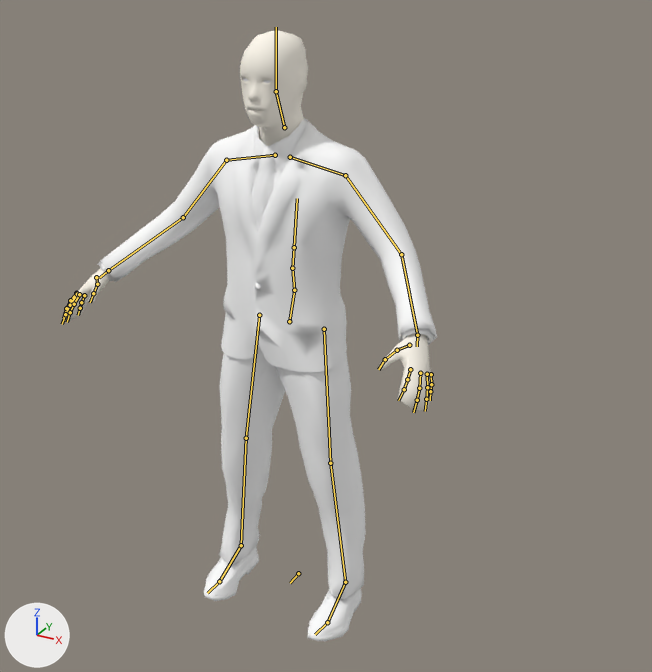
The Blender file Tribe2020/Assets/Art/Models/Avatars/Tribe_male_casual_2.blend as it was, and as the next commit left it.
The view is the same before and after, from a 50 mm camera at (1.236, -2.035, 1.903) aimed at (0.128, -0.021, 0.895). Lighting does not change. The marker at lower left points along +X, +Y and +Z. Both versions are drawn at the pose saved in each file; the numbers are the values there. The bones that bend it are drawn over the model as lines.

The first picture shows 'Tribe_male_character_2:Male_elegantsuit01', 'Tribe_male_character_2:Proxy741', 'Tribe_male_character_2:Shoes03'.
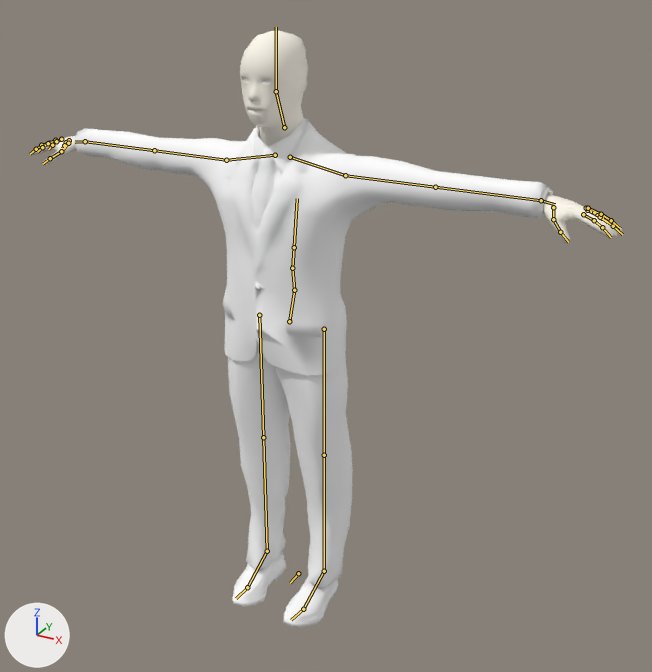
The edits, one by one:
Bone 'upperarm_l' (bone_upperarm_l) turns from (0, 0, 0) to (4, -4, 49) degrees about its own x, y and z.
Bone 'lowerarm_l' (bone_lowerarm_l) turns from (0, 0, 0) to (-47, -1, 0) degrees about its own x, y and z.
Bone 'upperarm_r' (bone_upperarm_r) turns from (0, 0, 0) to (4, 4, -49) degrees about its own x, y and z.
Bone 'lowerarm_r' (bone_lowerarm_r) turns from (0, 0, 0) to (-47, 1, 0) degrees about its own x, y and z.
Bone 'thigh_l' (bone_thigh_l) turns from (0, 0, 0) to (7, 0, 3) degrees about its own x, y and z.
Bone 'calf_l' (bone_calf_l) turns from (0, 0, 0) to (-7, 0, 0) degrees about its own x, y and z.
Bone 'thigh_r' (bone_thigh_r) turns from (0, 0, 0) to (7, 0, -3) degrees about its own x, y and z.
Bone 'calf_r' (bone_calf_r) turns from (0, 0, 0) to (-7, 0, 0) degrees about its own x, y and z.

Where the change shows, as pixel boxes (x1, y1, x2, y2) in the pictures (652 x 672 px):
'Tribe_male_character_2:Male_elegantsuit01', posed (41% wider): before (98, 118, 437, 600); after (74, 118, 553, 588)
'Tribe_male_character_2:Proxy741', posed: before (61, 30, 433, 411); after (30, 30, 622, 243)
'Tribe_male_character_2:Shoes03', posed (33% narrower, 19% shorter): before (204, 548, 362, 641); after (232, 552, 338, 627)
bone 'upperarm_l', root to tip: before (345, 175) to (401, 254); after (345, 175) to (435, 187)
bone 'lowerarm_l', root to tip: before (401, 254) to (417, 335); after (435, 187) to (541, 200)
bone 'upperarm_r', root to tip: before (226, 160) to (183, 217); after (226, 160) to (154, 150)
bone 'lowerarm_r', root to tip: before (183, 217) to (108, 270); after (154, 150) to (85, 141)
bone 'thigh_l', root to tip: before (324, 329) to (330, 463); after (324, 329) to (324, 455)
bone 'calf_l', root to tip: before (330, 463) to (345, 582); after (324, 455) to (324, 571)
bone 'thigh_r', root to tip: before (259, 315) to (246, 438); after (259, 315) to (263, 437)
bone 'calf_r', root to tip: before (246, 438) to (241, 545); after (263, 437) to (267, 551)
